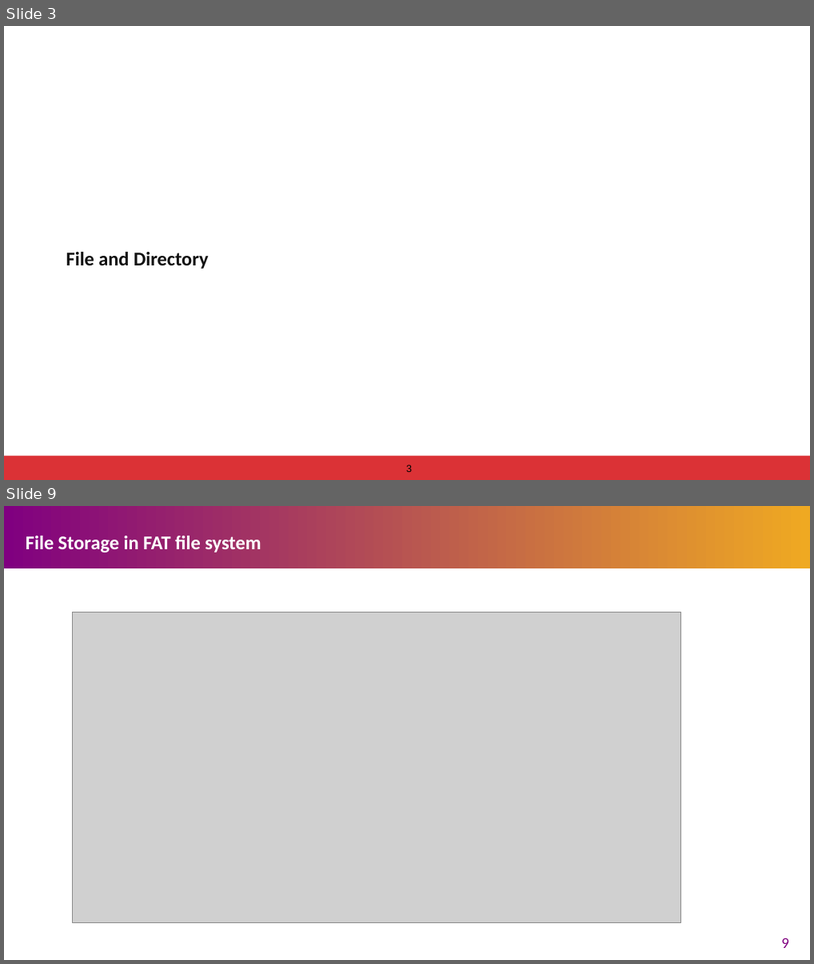
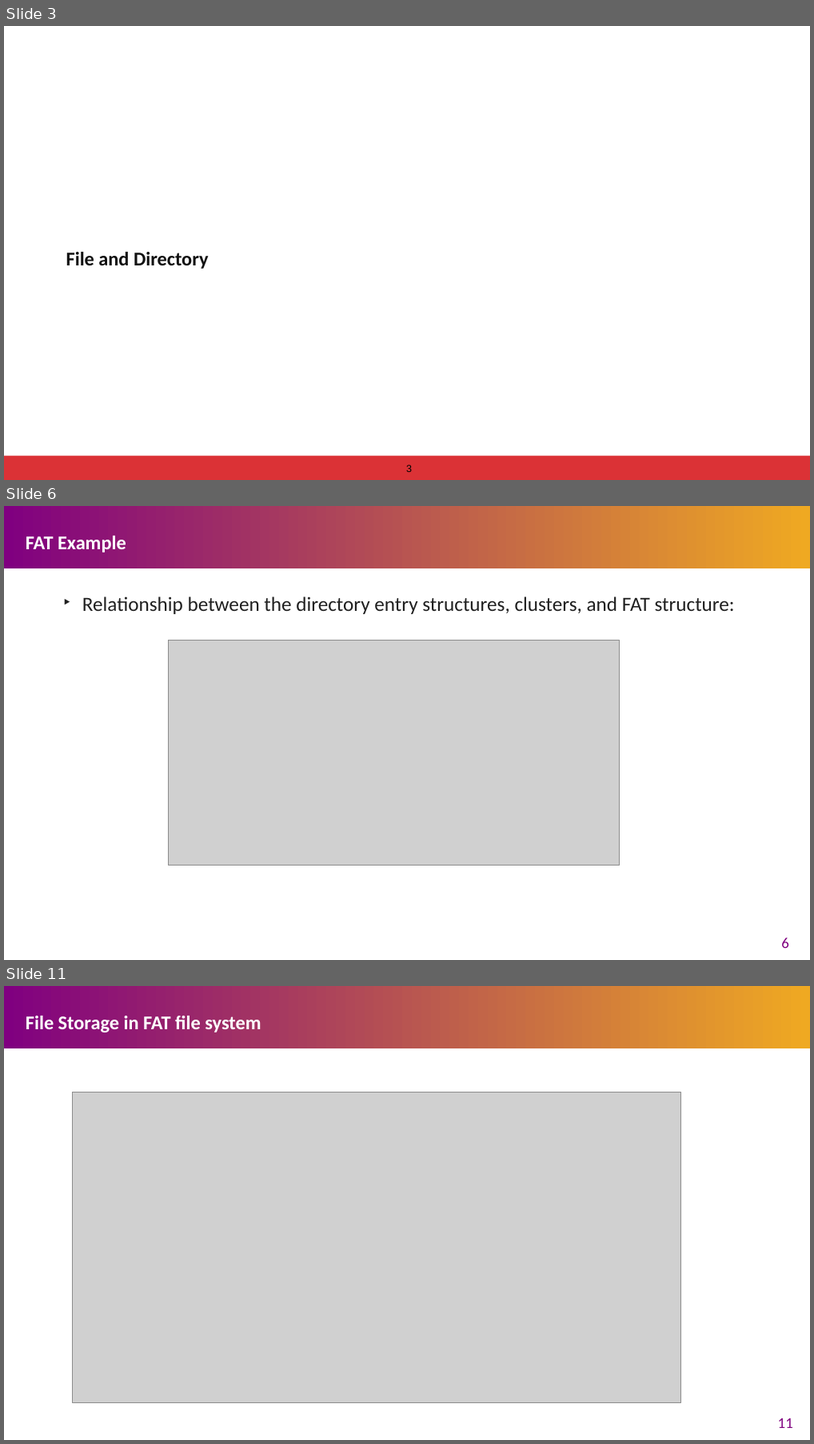
Before and after one commit to Marcusleeleelee/CSCI3150, a slide deck: tutorial/T12/tut12.pptx. Shown one above the other, each under a label of ours: slides 3 and 9 before the commit, slides 3, 6 and 11 after it; the slides between them are not shown. The pictures are 814x964 and 814x1444 pixels, drawn with LibreOffice and Linux fonts; fonts in the diff are those of the drawing; grey boxes stand for pictures. Boxes give left, top, right and bottom in pixels: in the first picture for what was removed or moved away, otherwise in the second. Text is boxed around its words. In the diff, an @@ line names an element or a change of style, - is before the commit and + after.

```diff
--- a/tutorial/T12/tut12.pptx
+++ b/tutorial/T12/tut12.pptx
@@ slide 6 added at bbox=[4, 506, 810, 960], background #FFFFFF; not listed: 1 template element that a slide beside it also shows @@
@@ title added at bbox=[26, 536, 126, 552], 40 pt, text #FFFFFF, bold @@
+FAT Example
@@ text added at bbox=[82, 596, 735, 614], 24 pt, text #202020 @@
+‣ Relationship between the directory entry structures, clusters, and FAT structure:
@@ picture added at bbox=[169, 640, 620, 864] @@
@@ page number added at bbox=[782, 937, 790, 948], 18 pt, text #800080 @@
+6
@@ what was slide 9 is now slide 11 @@
@@ page number at bbox=[778, 1418, 794, 1428]: text changed @@
-9
+11
```
Also in this commit, not shown: 4 slides changed, 4 other slides added, 1 slide removed.
